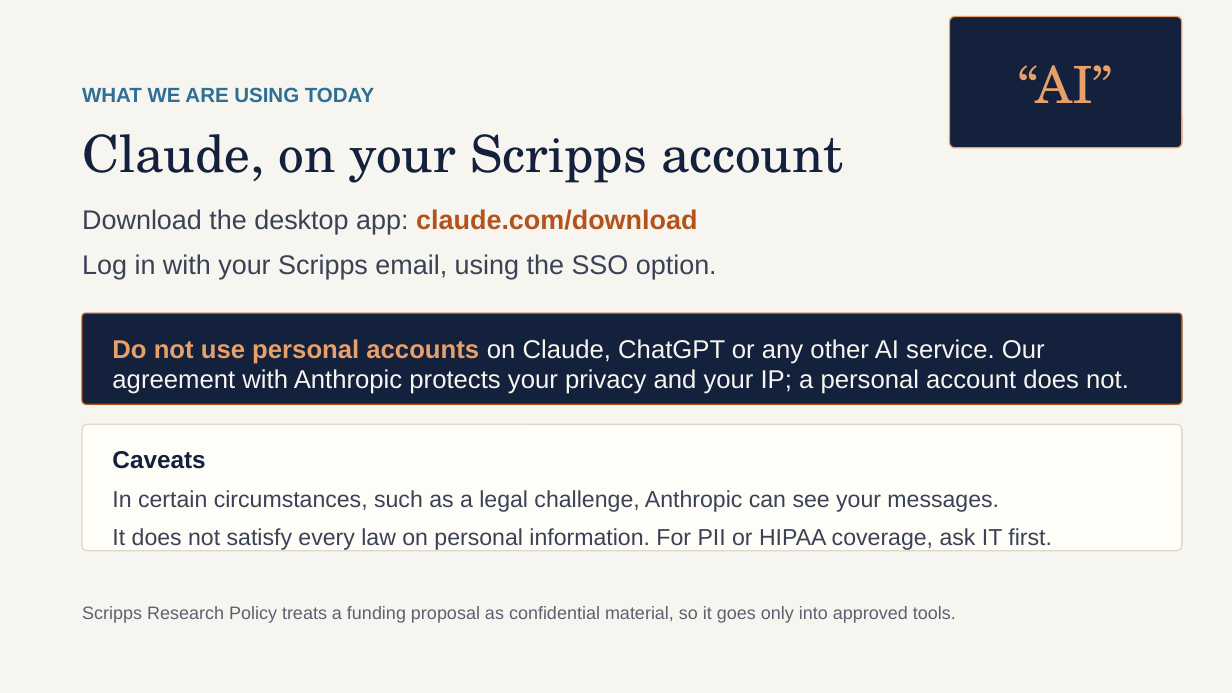
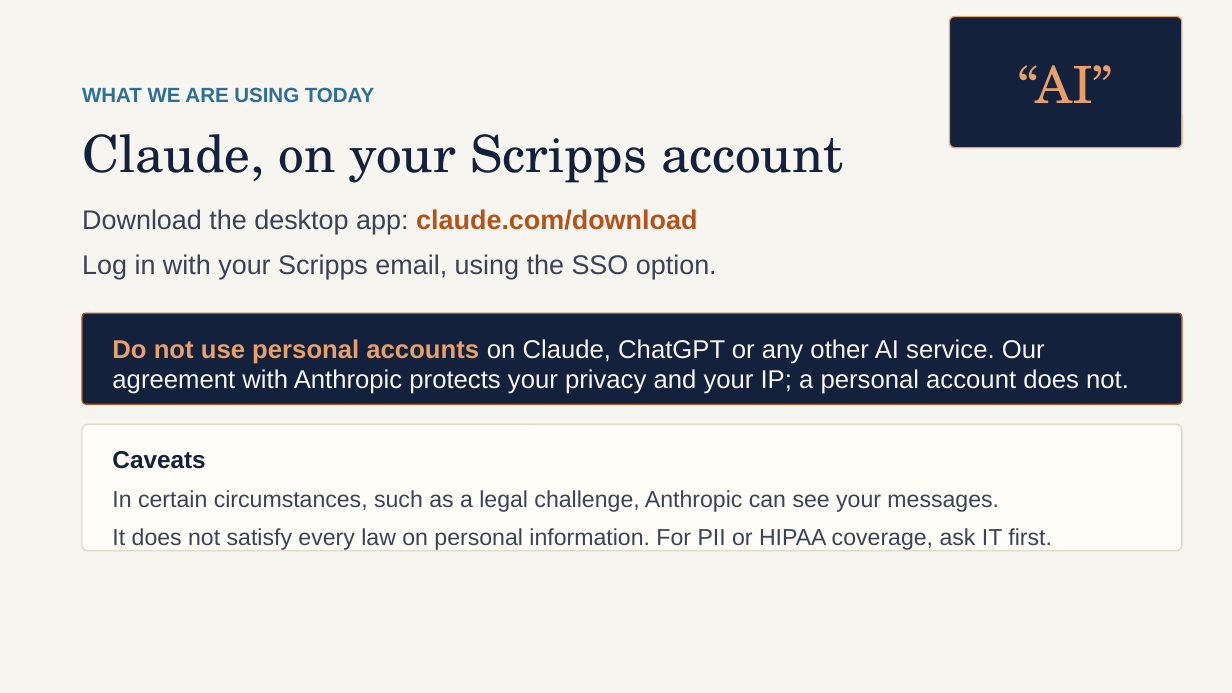
Before and after one commit to scripps-ai-enablement/ai-for-grant-writing, a slide deck: slide 17 of version 1/Using AI for Grant Writing v1.pptx. Drawn at 1232x693 pixels with LibreOffice and Linux fonts; fonts in the diff are those of the drawing. Boxes give left, top, right and bottom in pixels: in the first picture for what was removed or moved away, otherwise in the second. Text is boxed around its words. In the diff, an @@ line names an element or a change of style, - is before the commit and + after.

```diff
--- a/version 1/Using AI for Grant Writing v1.pptx
+++ b/version 1/Using AI for Grant Writing v1.pptx
@@ text removed at <box>82,606,956,623</box> @@
-Scripps Research Policy treats a funding proposal as confidential material, so it goes only into approved tools.
```
Also in this commit, not shown: 4 other slides changed, 2 slides removed, 5 other files.
